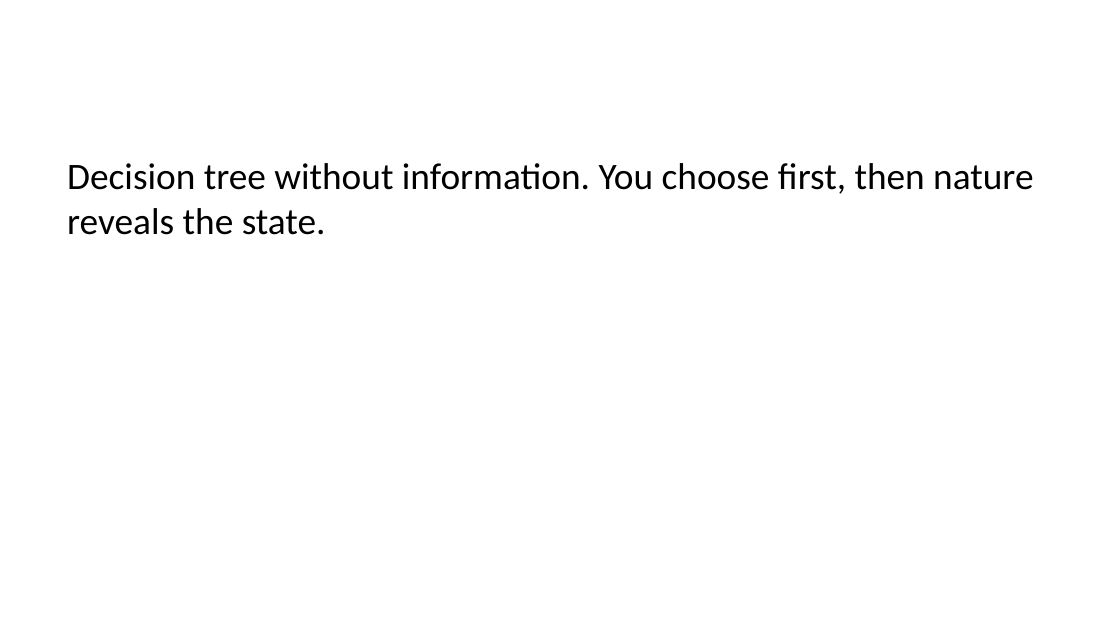
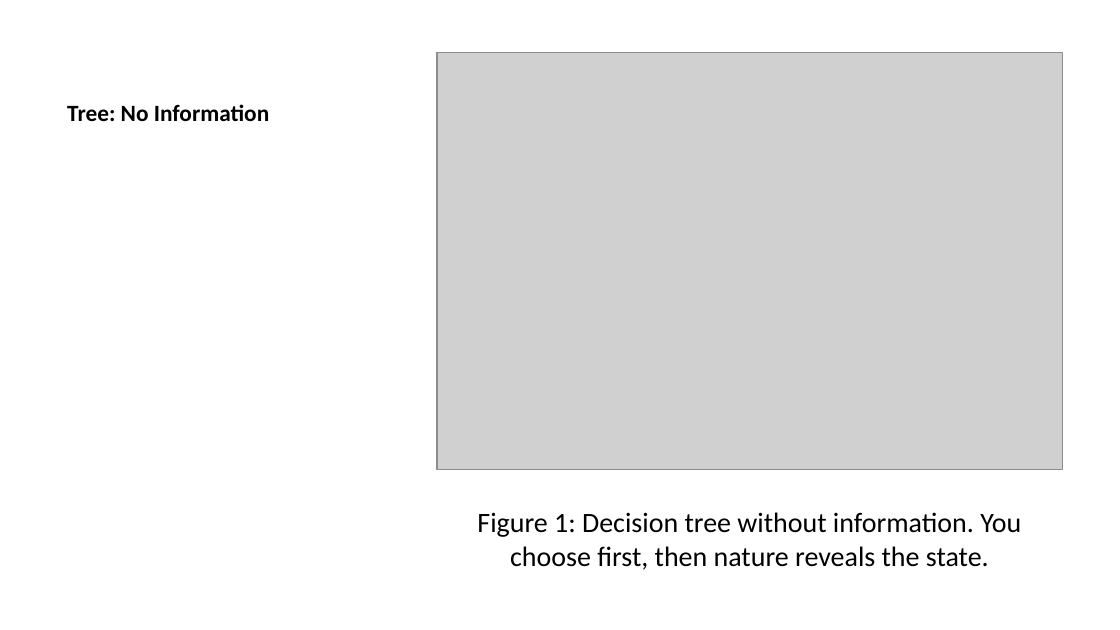
Before and after one commit to CEVE-421-521/ceve-421-521.github.io, a slide deck: slide 5 of lectures/week-07/evii.pptx (slide 6 before the commit). Drawn at 1120x630 pixels with LibreOffice and Linux fonts; fonts in the diff are those of the drawing; grey boxes stand for pictures. Boxes give left, top, right and bottom in pixels: in the first picture for what was removed or moved away, otherwise in the second. Text is boxed around its words. In the diff, an @@ line names an element or a change of style, - is before the commit and + after.

```diff
--- a/lectures/week-07/evii.pptx
+++ b/lectures/week-07/evii.pptx
@@ picture added at [437,53,1062,469] @@
@@ title added at [67,104,269,121], 15 pt, text #000000, bold @@
+Tree: No Information
@@ text at [477,512,1021,570]: text changed; size 24 to 18 pt @@
-Decision tree without information. You choose first, then nature reveals the state.
+Figure 1: Decision tree without information. You choose first, then nature reveals the state.
```
Also in this commit, not shown: 3 other slides changed, 4 slides removed, 57 other files.
